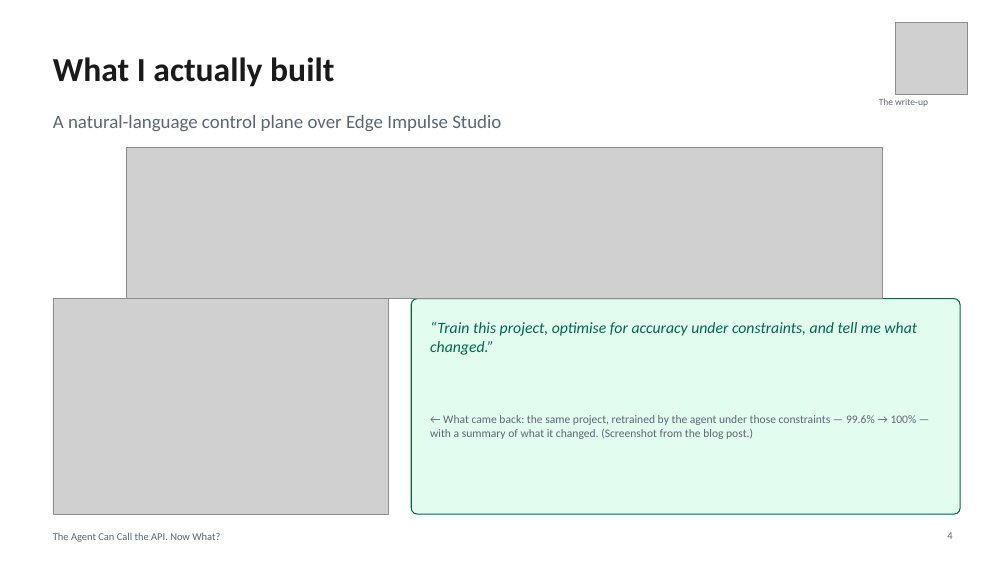
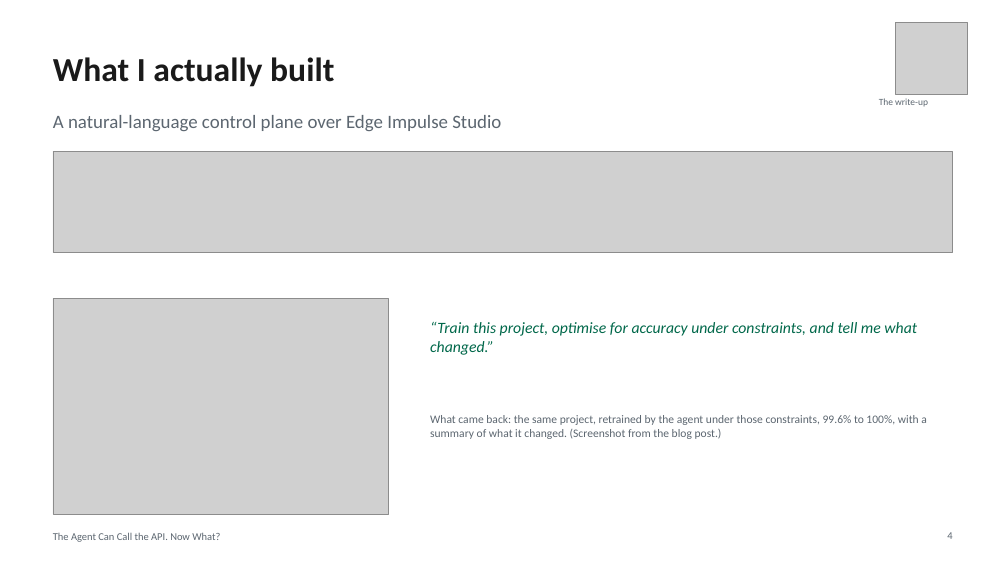
Before and after one commit to eoinjordan/what-should-a-local-agent-remember, a slide deck: slide 4 of slides/what-should-a-local-agent-remember.pptx. Drawn at 1008x567 pixels with LibreOffice and Linux fonts; fonts in the diff are those of the drawing; grey boxes stand for pictures. Boxes give left, top, right and bottom in pixels: in the first picture for what was removed or moved away, otherwise in the second. Text is boxed around its words. In the diff, an @@ line names an element or a change of style, - is before the commit and + after.

```diff
--- a/slides/what-should-a-local-agent-remember.pptx
+++ b/slides/what-should-a-local-agent-remember.pptx
@@ picture: place and size @@
-picture at box(126, 147, 882, 298)
+picture at box(53, 151, 953, 253)
@@ rounded rectangle removed at box(411, 299, 960, 514) @@
@@ text at box(430, 415, 927, 439): text changed @@
-← What came back: the same project, retrained by the agent under those constraints — 99.6% → 100% — with a summary of what it changed. (Screenshot from the blog post.)
+What came back: the same project, retrained by the agent under those constraints, 99.6% to 100%, with a summary of what it changed. (Screenshot from the blog post.)
```
Also in this commit, not shown: 26 other slides changed, 2 slides added, 1 slide removed, 36 other files.
